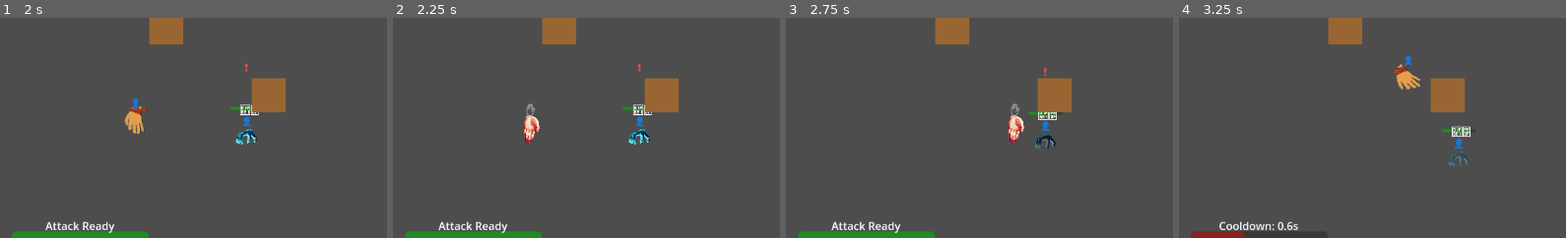
Above: before the commit, frames 1-4 (left to right).
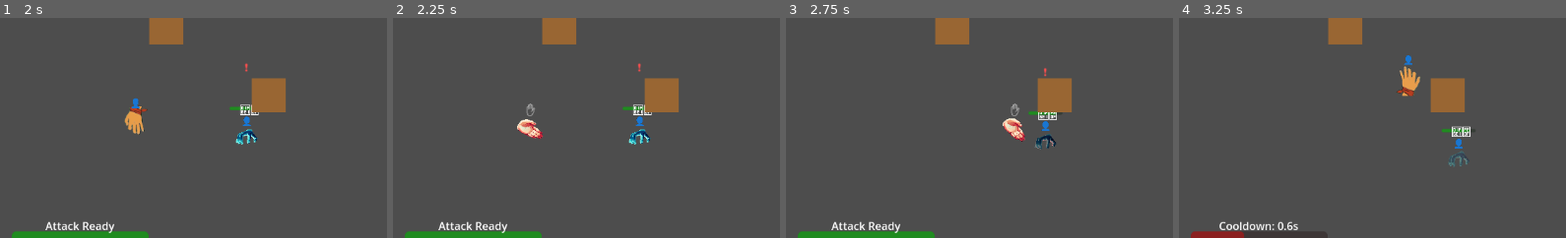
Above: after the commit, the same moments.

Repository: LouisZCode/rogue_hands_action_v1
Game: Godot game, scene res://scenes/main.tscn
Two runs of this game, one before a commit and one after it. Both use one fixed random seed, a clock stepped at 60 frames per second and the inputs below.
Inputs:
- Up to frame 1 (2 s): hold Right (move_right) 0.53-1.28 s; tap Space (attack) at 0.6, 1.35 s; hold Down (move_down) from 1.28 s (still down)
- Up to frame 2 (2.25 s): release Down (move_down) at 2.03 s; hold Right (move_right) from 2.03 s (still down); hold S (gesture_paper) from 2.03 s (still down)
- Up to frame 3 (2.75 s): keep holding Right (move_right); keep holding S (gesture_paper); tap Space (attack) at 2.3 s
- Up to frame 4 (3.25 s): release Right (move_right) at 2.78 s; release S (gesture_paper) at 2.78 s; hold Up (move_up) from 2.78 s (still down); tap A (gesture_rock) at 2.85 s; tap Space (attack) at 3.05 s
The pictures show only the part of the screen within x 39-89%, y 44-94%; the shares and areas given below are measured in that part.

Frame 1 is identical in both runs. In frame 2, 0.5% of the frame differs, in the area x 32-39%, y 44-58%; in frame 3, 0.5%; in frame 4, 0.5%, in the area x 55-63%, y 20-36%.

Commit message:
direction of stances fix

Diff:
--- a/Scripts/Player.gd
+++ b/Scripts/Player.gd
@@ -57,6 +57,7 @@
 # Directional rotation
 var current_rotation: float = 0.0
 var rotation_tween: Tween
+var stance_rotation_speed: float = 0.15  # Faster rotation for stance feedback
 
 # Direction preservation system
 var last_movement_direction: float = 0.0  # Preserve last walking direction
@@ -198,21 +199,10 @@
 
 	# Directional dash attacks - only allow if not in neutral stance and not on cooldown
 	if Input.is_action_just_pressed("attack") and current_stance != Stance.NEUTRAL and attack_cooldown_timer <= 0:
-		var attack_direction = Vector2.ZERO
-
-		# Check for directional input
-		if Input.is_action_pressed("move_up"):
-			attack_direction.y -= 1
-		if Input.is_action_pressed("move_down"):
-			attack_direction.y += 1
-		if Input.is_action_pressed("move_left"):
-			attack_direction.x -= 1
-		if Input.is_action_pressed("move_right"):
-			attack_direction.x += 1
+		var attack_direction = get_current_input_direction()
 
 		# If no direction pressed, don't attack
 		if attack_direction.length() > 0:
-			attack_direction = attack_direction.normalized()
 			perform_dash_attack(attack_direction)
 
 func change_stance(new_stance: Stance):
@@ -224,6 +214,21 @@
 		current_stance = new_stance
 		update_stance_visual()
 		stance_changed.emit(current_stance)
+
+func get_current_input_direction() -> Vector2:
+	# Get current directional input (reused for dash attacks and stance rotation)
+	var input_direction = Vector2.ZERO
+
+	if Input.is_action_pressed("move_up"):
+		input_direction.y -= 1
+	if Input.is_action_pressed("move_down"):
+		input_direction.y += 1
+	if Input.is_action_pressed("move_left"):
+		input_direction.x -= 1
+	if Input.is_action_pressed("move_right"):
+		input_direction.x += 1
+
+	return input_direction.normalized() if input_direction.length() > 0 else Vector2.ZERO
 
 func handle_stance_direction_change(old_stance: Stance, new_stance: Stance):
 	# Entering a stance from neutral - preserve current direction
@@ -321,6 +326,21 @@
 			sprite.position = base_position
 			sprite.scale = base_scale
 
+			# Handle dynamic stance rotation based on input direction
+			var input_direction = get_current_input_direction()
+			if input_direction.length() > 0:
+				# Player is indicating a dash direction - rotate to face it
+				var input_angle = input_direction.angle()
+				var target_rotation_degrees = rad_to_deg(input_angle) + 90  # Adjust for sprite orientation
+
+				# Smooth rotation transition for stance feedback
+				if abs(target_rotation_degrees - sprite.rotation_degrees) > 5:  # Only rotate if significant change
+					if rotation_tween:
+						rotation_tween.kill()
+					rotation_tween = create_tween()
+					rotation_tween.tween_property(sprite, "rotation_degrees", target_rotation_degrees, stance_rotation_speed)
+			# If no input direction, maintain current rotation (don't snap back)
+
 	# Handle directional rotation for walking (top-down perspective)
 	if current_animation_state == "walking" and velocity.length() > movement_threshold:
 		var movement_angle = velocity.angle()
